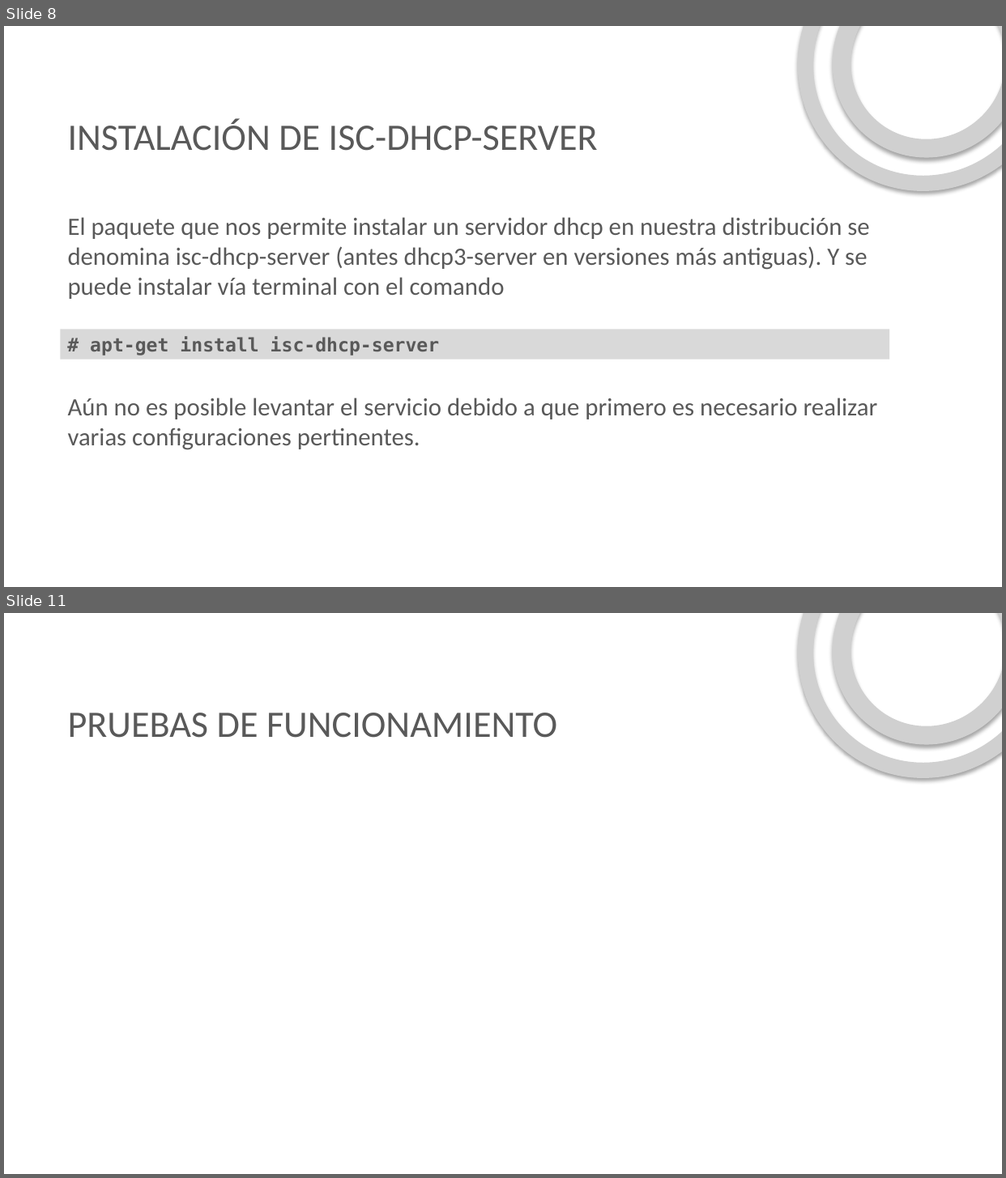
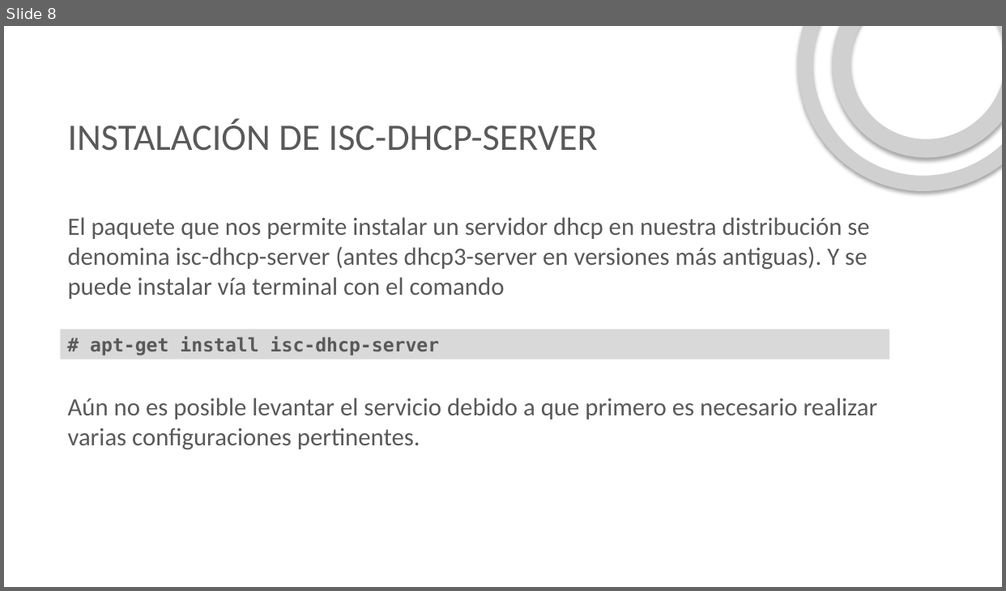
Before and after one commit to ftapia23/servicioRed, a slide deck: presentacion/DHCP.pptx. Shown one above the other, each under a label of ours: slides 8 and 11 before the commit, slide 8 after it; the slides between them are not shown. The pictures are 1006x1178 and 1006x591 pixels, drawn with LibreOffice and Linux fonts; fonts in the diff are those of the drawing; grey boxes stand for pictures; background and template pictures are left out. Boxes give left, top, right and bottom in pixels: in the first picture for what was removed or moved away, otherwise in the second. Text is boxed around its words. In the diff, an @@ line names an element or a change of style, - is before the commit and + after.

```diff
--- a/presentacion/DHCP.pptx
+++ b/presentacion/DHCP.pptx
@@ slide 11 removed at [4, 613, 1002, 1174], background picture (left out) @@
@@ picture removed at [746, 613, 1002, 830] @@
@@ picture removed at [795, 613, 1002, 783] @@
@@ title removed at [68, 713, 557, 738] @@
-PRUEBAS DE FUNCIONAMIENTO
```
Also in this commit, not shown: 2 slides changed, 6 slides added, 1 other slide removed, 2 other files.
